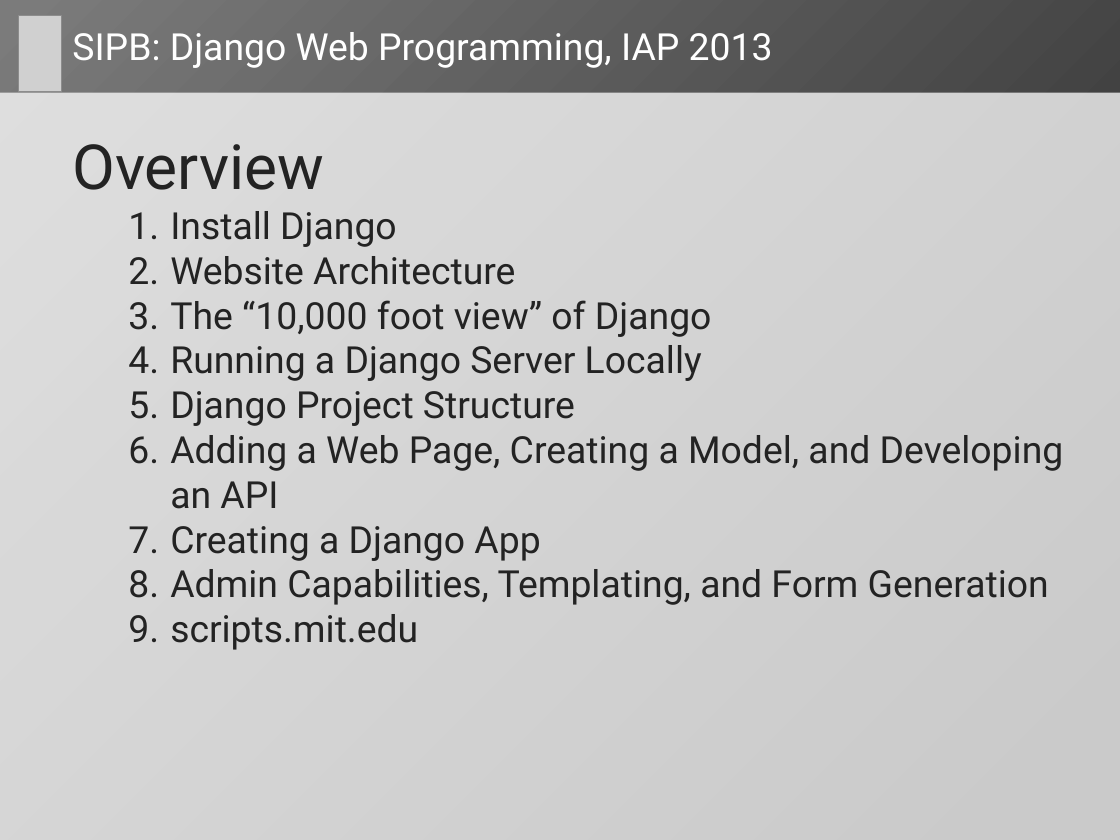
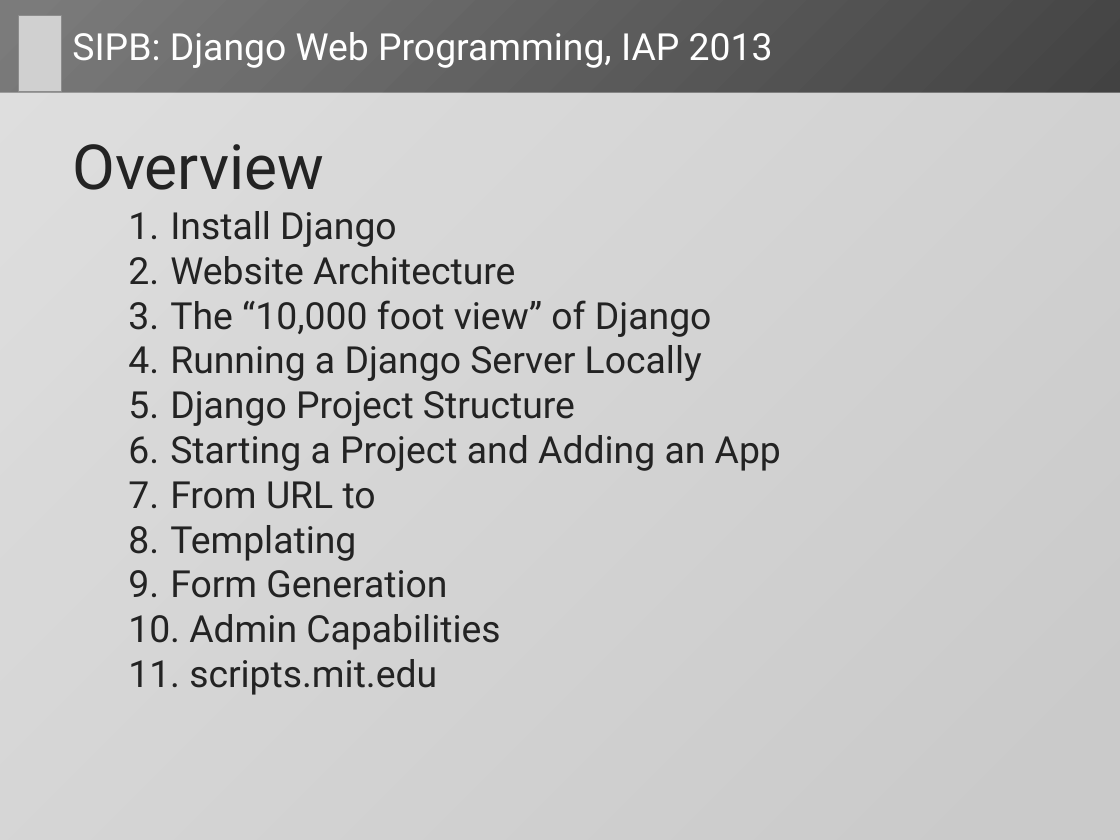
Before and after one commit to dlukeomalley/SIPB_django_class, a slide deck: slide 2 of slides/django_slides.pptx. Drawn at 1120x840 pixels with LibreOffice and Linux fonts; fonts in the diff are those of the drawing; grey boxes stand for pictures. Boxes give left, top, right and bottom in pixels: in the first picture for what was removed or moved away, otherwise in the second. Text is boxed around its words. In the diff, an @@ line names an element or a change of style, - is before the commit and + after.

Commit message:
fixed admin page for students to login

```diff
--- a/slides/django_slides.pptx
+++ b/slides/django_slides.pptx
@@ text at <box>170,435,781,650</box>: text changed @@
-  6. Adding a Web Page, Creating a Model, and Developing an API
-  7. Creating a Django App
-  8. Admin Capabilities, Templating, and Form Generation
+  6. Starting a Project and Adding an App
+  7. From URL to
+  8. Templating
+  9. Form Generation
+  10. Admin Capabilities
```
Also in this commit, not shown: 15 other slides changed, 9 slides added, 1 slide removed, 3 other files.
